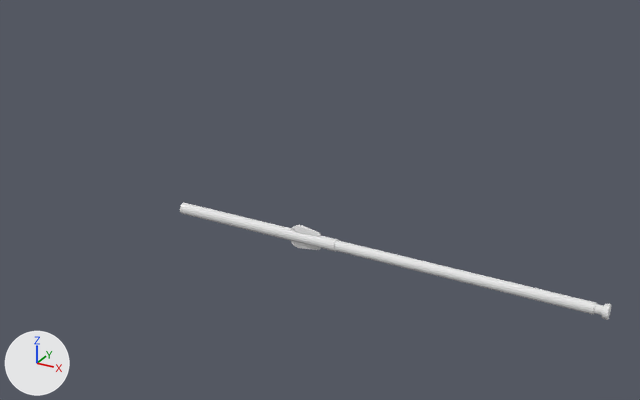
One commit to the Blender file Assets/Models/EGO/history/grindermk4.blend: the scene before it, then after it.
Camera for both pictures: a camera (50 mm lens) standing at (3.19, -5.1, 2.88) and looking at (0.25, 0.24, 0.21). Arrows for +X, +Y and +Z are at lower left; the lights stay in place.
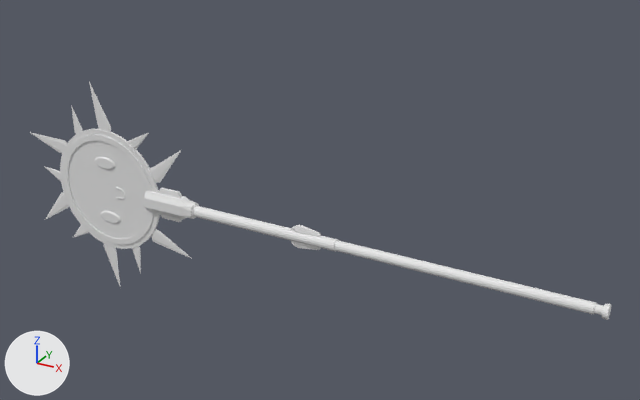
The change, as a diff of the scene's bpy script:
```diff
--- a/Assets/Models/EGO/history/grindermk4.blend.py
+++ b/Assets/Models/EGO/history/grindermk4.blend.py
@@ ob_cylinder_008 @@
+ob_cylinder_008 = bpy.data.objects.new('Cylinder.008', me_cylinder_010)  # 128 vertices, 98 faces; spans x -1.0..1.0, y -1.0..1.0, z -1.03..1.03
+ob_cylinder_008.location = (-1.62, 0.0, 0.243)
+ob_cylinder_008.rotation_euler = (1.571, 0.0, 0.0)  # degrees (90, 0, 0)
+ob_cylinder_008.scale = (0.108, 0.0517, 0.022)
@@ ob_cylinder_005 @@
+ob_cylinder_005 = bpy.data.objects.new('Cylinder.005', me_cylinder_009)  # 128 vertices, 98 faces; spans x -1.0..1.0, y -1.0..1.0, z -1.03..1.03
+ob_cylinder_005.location = (-1.62, 0.0, -0.243)
+ob_cylinder_005.rotation_euler = (1.571, 0.0, 0.0)  # degrees (90, 0, 0)
+ob_cylinder_005.scale = (0.108, 0.0517, 0.022)
@@ ob_cube_013 @@
+ob_cube_013 = bpy.data.objects.new('Cube.013', me_cube_013)  # 28 vertices, 32 faces; spans x -2.36..1.05, y -0.36..0.38, z -1.3..1.96
+ob_cube_013.location = (-1.263, 0.0, 0.466)
+ob_cube_013.rotation_euler = (0.17, 1.279, 0.189)  # degrees (10, 73, 11)
+ob_cube_013.scale = (0.0347, 0.0169, 0.0812)
@@ ob_cube_012 @@
+ob_cube_012 = bpy.data.objects.new('Cube.012', me_cube_012)  # 28 vertices, 32 faces; spans x -1.75..1.41, y -0.4..0.38, z -1.36..1.97
+ob_cube_012.location = (-1.388, 0.0, -0.554)
+ob_cube_012.rotation_euler = (-3.142, -0.179, 3.087)  # degrees (-180, -10, 177)
+ob_cube_012.scale = (0.0347, 0.0169, 0.0812)
@@ ob_cube_011 @@
+ob_cube_011 = bpy.data.objects.new('Cube.011', me_cube_011)  # 28 vertices, 32 faces; spans x -1.68..1.45, y -0.4..0.38, z -1.33..1.56
+ob_cube_011.location = (-2.002, 0.0, -0.456)
+ob_cube_011.rotation_euler = (-3.013, -1.198, 2.993)  # degrees (-173, -69, 171)
+ob_cube_011.scale = (0.0347, 0.0169, 0.0812)
@@ ob_cube_010 @@
+ob_cube_010 = bpy.data.objects.new('Cube.010', me_cube_011.copy())
+ob_cube_010.location = (-2.202, 0.0, 0.051)
+ob_cube_010.rotation_euler = (-0.0859, -0.946, 0.0926)  # degrees (-4.9, -54, 5.3)
+ob_cube_010.scale = (0.0347, 0.0169, 0.0812)
@@ ob_cube_009 @@
+ob_cube_009 = bpy.data.objects.new('Cube.009', me_cube_009)  # 28 vertices, 32 faces; spans x -2.04..1.45, y -0.4..0.38, z -1.33..1.75
+ob_cube_009.location = (-1.878, 0.0, 0.539)
+ob_cube_009.rotation_euler = (-0.00341, 0.134, 0.0546)  # degrees (-0.2, 7.7, 3.1)
+ob_cube_009.scale = (0.0347, 0.0169, 0.0812)
@@ ob_cube_008 @@
+ob_cube_008 = bpy.data.objects.new('Cube.008', me_cube_008)  # 28 vertices, 32 faces; spans x -1.74..1.23, y -0.35..0.35, z -0.98..1.63
+ob_cube_008.location = (-1.021, 0.0, 0.286)
+ob_cube_008.rotation_euler = (0.0, 1.159, 0.0)  # degrees (0, 66, 0)
+ob_cube_008.scale = (0.0676, 0.017, 0.159)
@@ ob_cube_007 @@
+ob_cube_007 = bpy.data.objects.new('Cube.007', me_cube_007)  # 28 vertices, 32 faces; spans x -1.63..1.14, y -0.35..0.35, z -0.98..1.63
+ob_cube_007.location = (-1.067, 0.0, -0.376)
+ob_cube_007.rotation_euler = (0.0, 2.198, 0.0)  # degrees (0, 126, 0)
+ob_cube_007.scale = (0.0676, 0.017, 0.159)
@@ ob_cube_006 @@
+ob_cube_006 = bpy.data.objects.new('Cube.006', me_cube_006)  # 28 vertices, 32 faces; spans x -1.63..1.14, y -0.35..0.35, z -0.98..1.63
+ob_cube_006.location = (-1.682, 0.0, -0.661)
+ob_cube_006.rotation_euler = (0.0, 3.258, 0.0)  # degrees (0, 187, 0)
+ob_cube_006.scale = (0.0676, 0.017, 0.159)
@@ ob_cube_005 @@
+ob_cube_005 = bpy.data.objects.new('Cube.005', me_cube_005)  # 28 vertices, 32 faces; spans x -1.76..1.23, y -0.35..0.35, z -1.01..1.51
+ob_cube_005.location = (-2.19, 0.0, 0.348)
+ob_cube_005.rotation_euler = (0.0, -1.048, 0.0)  # degrees (0, -60, 0)
+ob_cube_005.scale = (0.0676, 0.017, 0.159)
@@ ob_cube_004 @@
+ob_cube_004 = bpy.data.objects.new('Cube.004', me_cube_006.copy())
+ob_cube_004.location = (-2.23, 0.0, -0.248)
+ob_cube_004.rotation_euler = (0.0, -2.002, 0.0)  # degrees (0, -115, 0)
+ob_cube_004.scale = (0.0676, 0.017, 0.159)
@@ ob_cube_003 @@
+ob_cube_003 = bpy.data.objects.new('Cube.003', me_cube_006.copy())
+ob_cube_003.location = (-1.601, 0.0, 0.668)
+ob_cube_003.scale = (0.0676, 0.017, 0.159)
@@ ob_cylinder_007 @@
+ob_cylinder_007 = bpy.data.objects.new('Cylinder.007', me_cylinder_007)  # a 32-sided cylinder along z spanning x -1.0..1.0, y -1.0..1.0, z -1.0..1.0
+ob_cylinder_007.location = (-1.62, 0.0, 0.0)
+ob_cylinder_007.rotation_euler = (1.571, 0.0, 0.0)  # degrees (90, 0, 0)
+ob_cylinder_007.scale = (0.528, 0.528, 0.0107)
@@ ob_cylinder_006 @@
+ob_cylinder_006 = bpy.data.objects.new('Cylinder.006', me_cylinder_006)  # 192 vertices, 102 faces; spans x -1.0..1.0, y -1.0..1.0, z -1.0..1.0
+ob_cylinder_006.location = (-1.62, 0.0, 0.0)
+ob_cylinder_006.rotation_euler = (1.571, 0.0, 0.0)  # degrees (90, 0, 0)
+ob_cylinder_006.scale = (0.485, 0.485, 0.0195)
@@ ob_cube_002 @@
+ob_cube_002 = bpy.data.objects.new('Cube.002', me_cube)  # 346 vertices, 292 faces; spans x -0.97..1.02, y -1.01..1.01, z -1.49..1.45
+ob_cube_002.location = (-0.963, 0.0, 0.0)
+ob_cube_002.scale = (-0.23, -0.0607, -0.0874)
```

Pixel boxes [x1, y1, x2, y2] of what changed, in the pictures (640 x 400 px):
'Cylinder.007', added: after [60, 129, 160, 249]
'Cylinder.006', added: after [63, 134, 154, 245]
'Cube.002', added: after [144, 187, 199, 222]
'Cube.008', added: after [149, 150, 181, 183]
'Cube.003', added: after [89, 82, 111, 132]
'Cube.007', added: after [151, 229, 191, 258]
'Cube.005', added: after [30, 132, 67, 153]
'Cube.006', added: after [104, 244, 121, 289]
'Cube.004', added: after [45, 192, 69, 220]
'Cylinder.008', added: after [95, 157, 115, 170]
'Cylinder.005', added: after [100, 211, 121, 223]
'Cube.013', added: after [128, 133, 149, 149]
'Cube.009', added: after [71, 105, 83, 134]
'Cube.012', added: after [132, 246, 141, 273]
'Cube.010', added: after [44, 166, 61, 181]
'Cube.011', added: after [73, 225, 88, 238]
